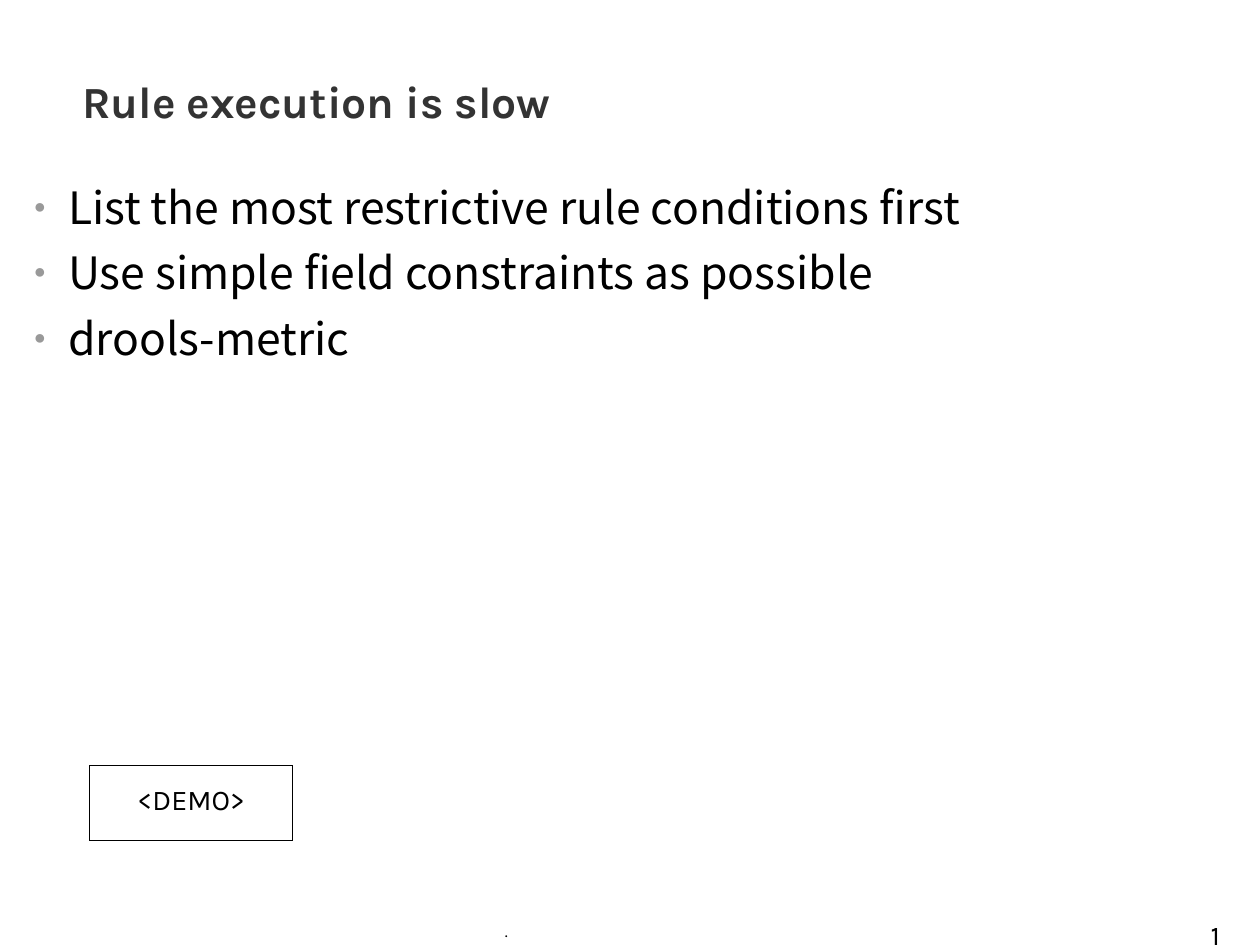
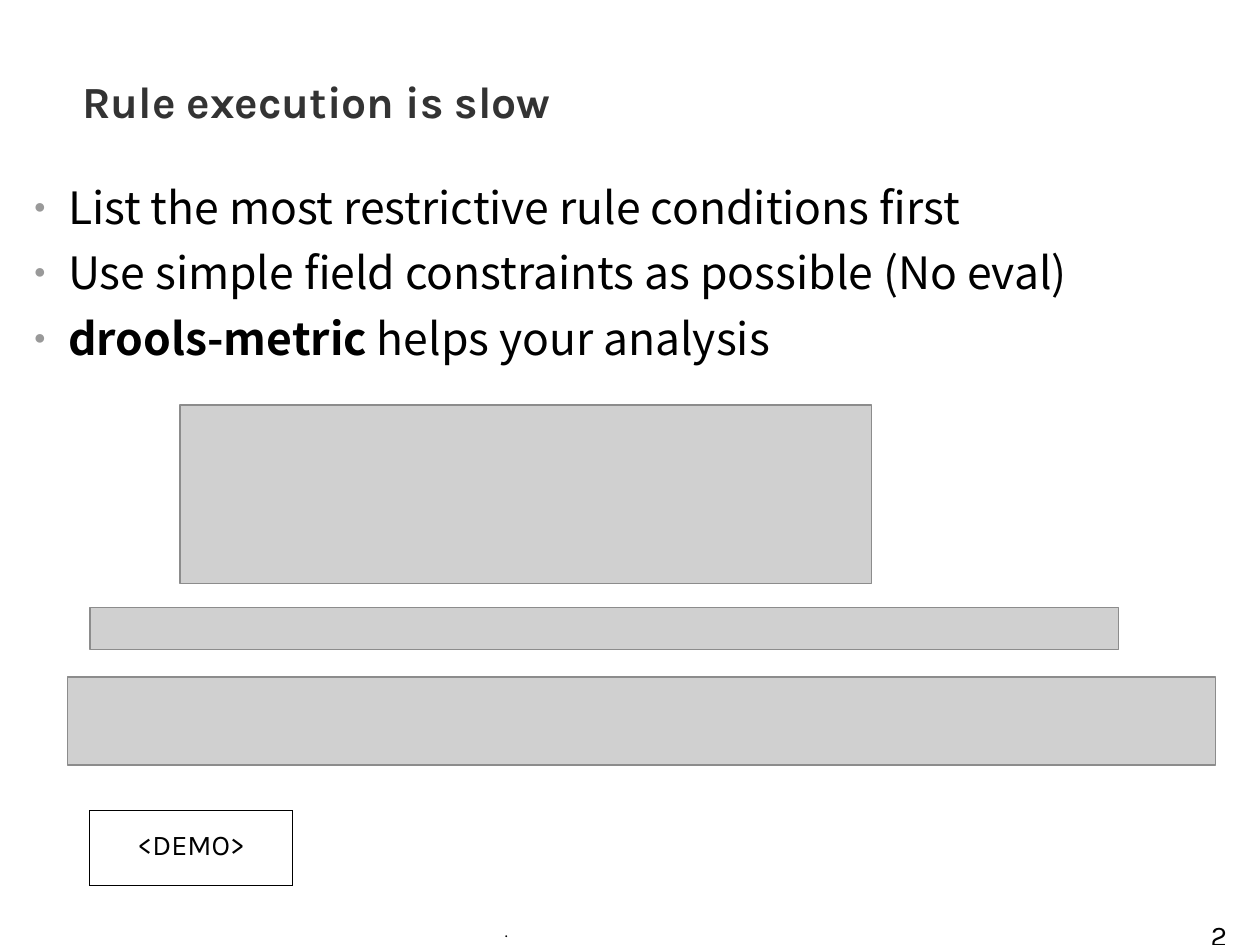
Before and after one commit to tkobayas/kie-live, a slide deck: slide 20 of 2021_Drools_trouble_shooting.odp (slide 19 before the commit). Drawn at 1260x945 pixels with LibreOffice and Linux fonts; fonts in the diff are those of the drawing; grey boxes stand for pictures; background and template pictures are left out. Boxes give left, top, right and bottom in pixels: in the first picture for what was removed or moved away, otherwise in the second. Text is boxed around its words. In the diff, an @@ line names an element or a change of style, - is before the commit and + after.

```diff
--- a/2021_Drools_trouble_shooting.odp
+++ b/2021_Drools_trouble_shooting.odp
@@ text at (68, 253, 1067, 365): text changed @@
-● Use simple field constraints as possible
-● drools-metric
+● Use simple field constraints as possible (No eval)
+● drools-metric helps your analysis
@@ picture added at (180, 405, 871, 583) @@
@@ picture added at (90, 607, 1119, 648) @@
@@ picture added at (67, 677, 1215, 765) @@
@@ rectangle "<DEMO>": place and size @@
-rectangle "<DEMO>" at (90, 765, 293, 840)
+rectangle "<DEMO>" at (90, 811, 293, 886)
@@ page number at (1193, 900, 1247, 945): text changed @@
-19
+20
```
Also in this commit, not shown: 9 other slides changed, 3 slides added, 1 slide removed, 31 other files.
